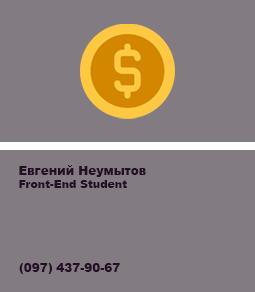
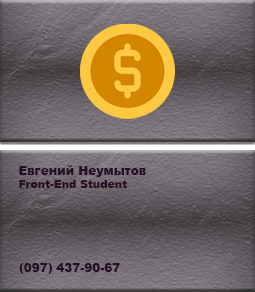
Revision of a layered 255×292 image; what changed, layer by layer:
pixels changed over <box>0,0,255,292</box> (layer not identified)
